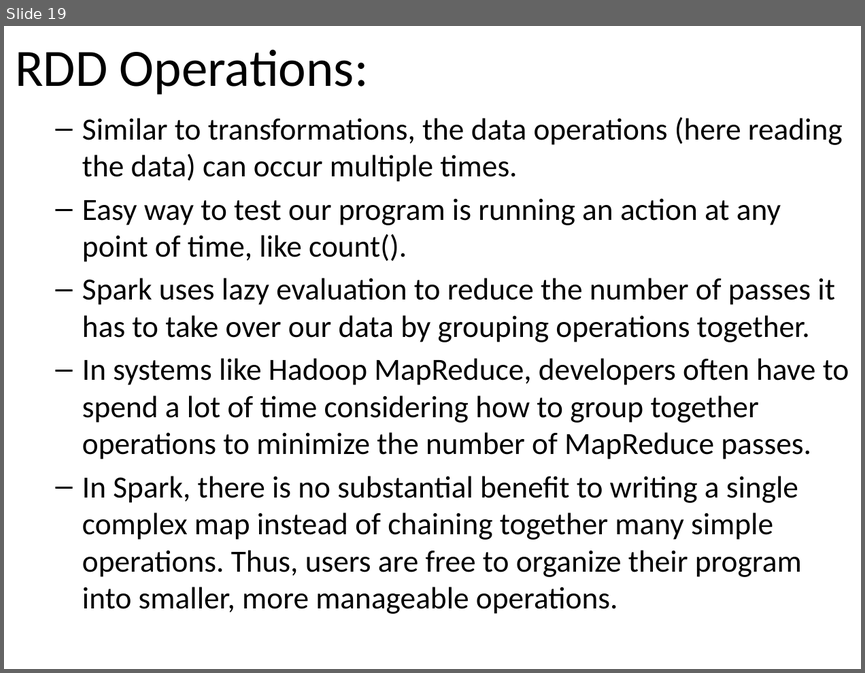
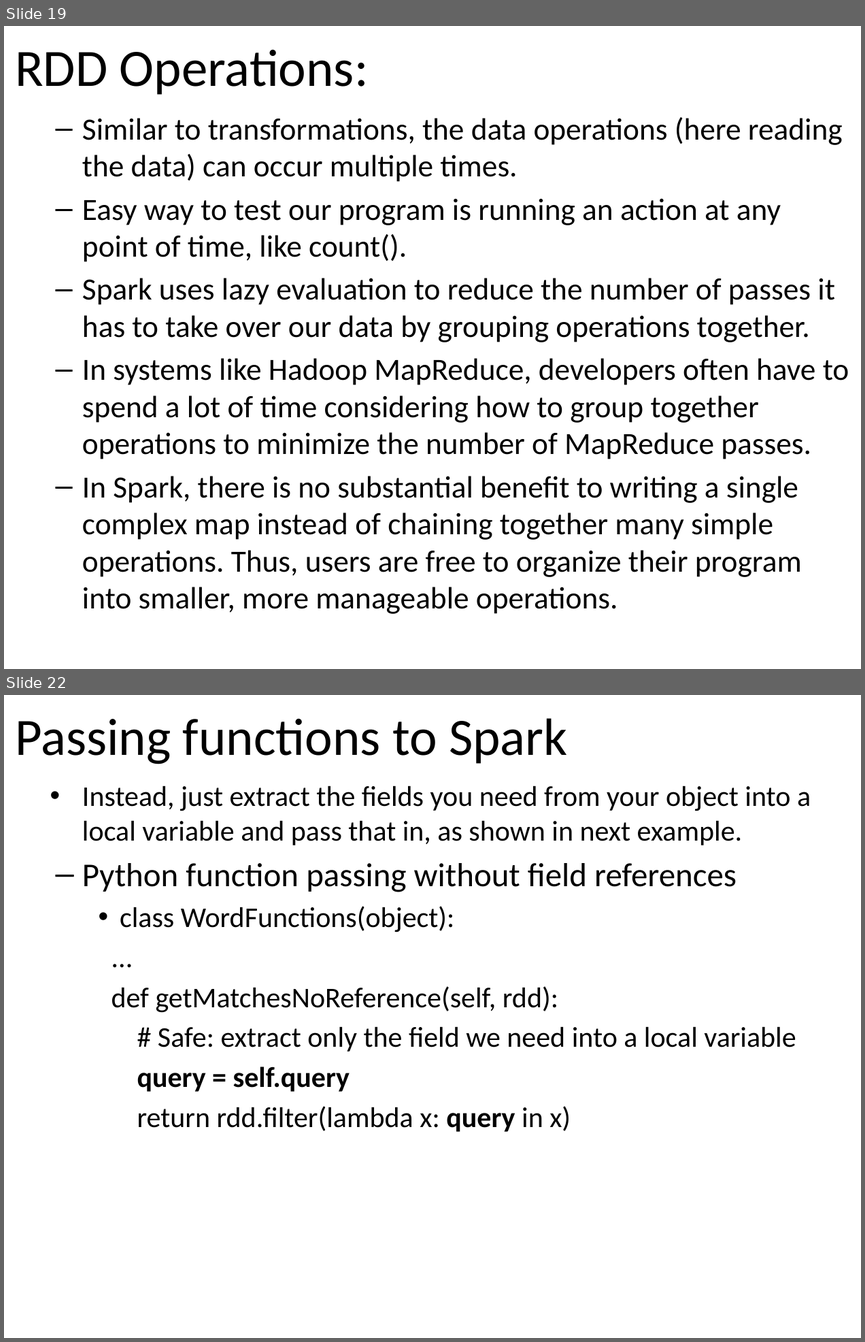
Before and after one commit to email2dorababu/SCALA_Reading, a slide deck: Spark_PPT/Spark_Learning_Spark_part2.pptx. Shown one above the other, each under a label of ours: slide 19 before the commit, slides 19 and 22 after it; the slides between them are not shown. The pictures are 865x673 and 865x1342 pixels, drawn with LibreOffice and Linux fonts; fonts in the diff are those of the drawing. Boxes give left, top, right and bottom in pixels: in the first picture for what was removed or moved away, otherwise in the second. Text is boxed around its words. In the diff, an @@ line names an element or a change of style, - is before the commit and + after.

```diff
--- a/Spark_PPT/Spark_Learning_Spark_part2.pptx
+++ b/Spark_PPT/Spark_Learning_Spark_part2.pptx
@@ slide 22 added at (4, 695, 861, 1338), background #FFFFFF @@
@@ title added at (15, 718, 567, 764), 44 pt, text #000000 @@
+Passing functions to Spark
@@ text added at (82, 785, 810, 1132), 24 pt, text #000000 @@
+    • Instead, just extract the fields you need from your object into a local variable and pass that in, as shown in next example.
+  – Python function passing without field references
+    • class WordFunctions(object):
+    ...
+    def getMatchesNoReference(self, rdd):
+    # Safe: extract only the field we need into a local variable
+    query = self.query
+    return rdd.filter(lambda x: query in x)
```
Also in this commit, not shown: 1 slide changed, 5 other slides added.
